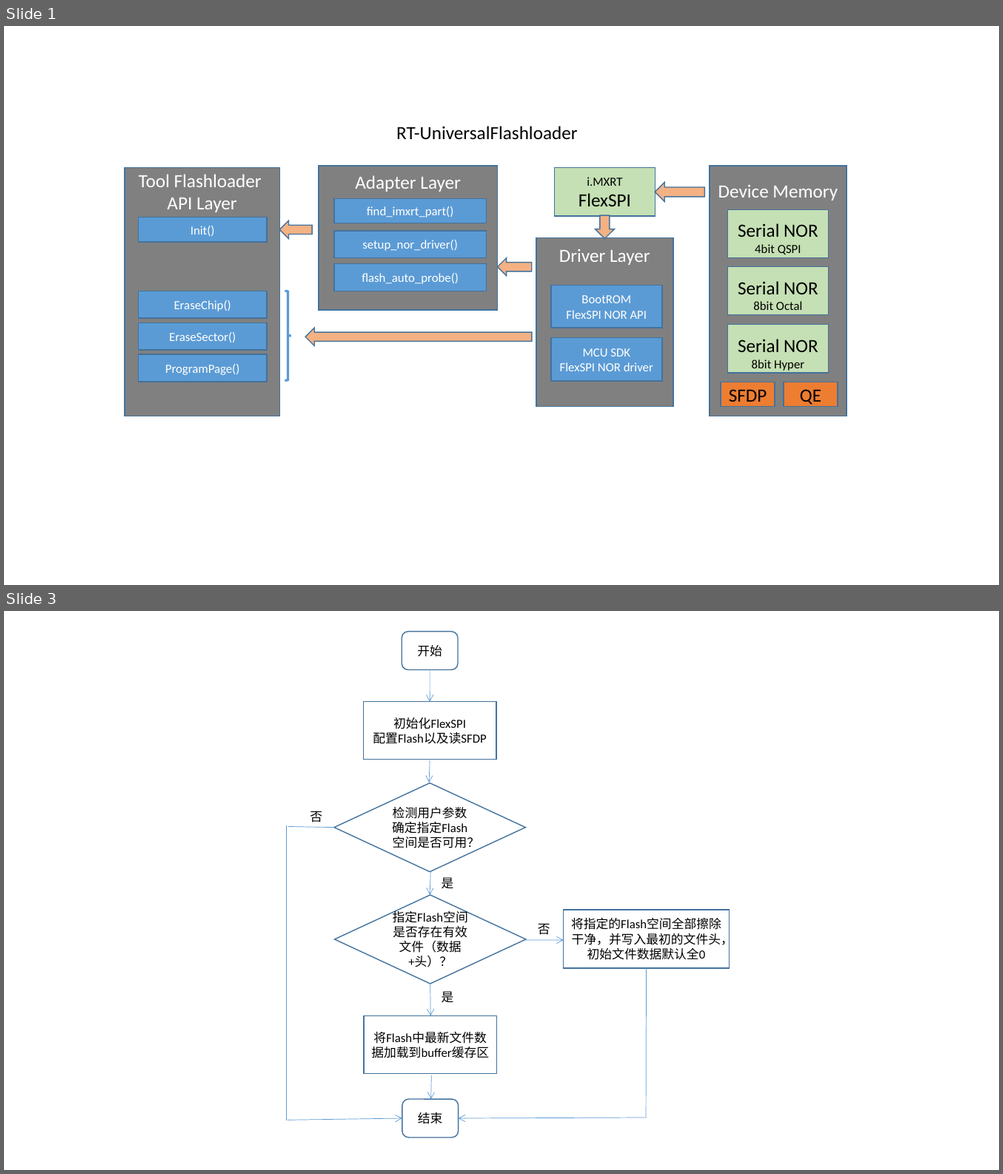
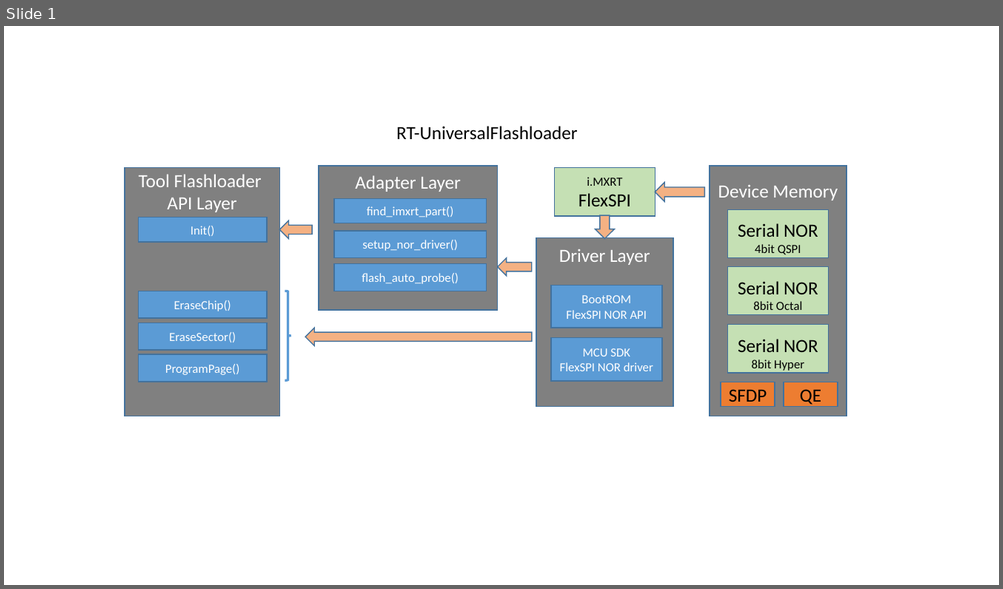
Before and after one commit to JayHeng/RT-UFL, a slide deck: doc/Architecture_Design.pptx. Shown one above the other, each under a label of ours: slides 1 and 3 before the commit, slide 1 after it; the slides between them are not shown. The pictures are 1003x1174 and 1003x589 pixels, drawn with LibreOffice and Linux fonts; fonts in the diff are those of the drawing. Boxes give left, top, right and bottom in pixels: in the first picture for what was removed or moved away, otherwise in the second. Text is boxed around its words. In the diff, an @@ line names an element or a change of style, - is before the commit and + after.

Commit message:
Update doc

```diff
--- a/doc/Architecture_Design.pptx
+++ b/doc/Architecture_Design.pptx
@@ slide 3 removed at [4,611,999,1170], background #FFFFFF @@
@@ rounded rectangle removed at [401,631,458,669] @@
-开始
@@ arrow removed from (430, 670) to (430, 702) @@
@@ rectangle removed at [364,702,496,760] @@
-初始化FlexSPI
-配置Flash以及读SFDP
@@ arrow removed from (430, 760) to (430, 783) @@
@@ diamond removed at [334,783,525,872] @@
-检测用户参数确定指定Flash空间是否可用？
@@ line removed from (287, 826) to (287, 1122) @@
@@ line removed from (334, 827) to (288, 826) @@
@@ text removed at [310,812,322,823] @@
-否
@@ arrow removed from (431, 872) to (430, 895) @@
@@ diamond removed at [335,895,526,984] @@
-指定Flash空间是否存在有效文件（数据+头）？
@@ text removed at [441,877,454,889] @@
-是
@@ rectangle removed at [563,910,729,968] @@
-将指定的Flash空间全部擦除干净，并写入最初的文件头，初始文件数据默认全0
@@ arrow removed from (524, 941) to (563, 940) @@
@@ text removed at [538,924,550,935] @@
-否
@@ arrow removed from (430, 984) to (431, 1016) @@
@@ line removed from (646, 968) to (646, 1119) @@
@@ text removed at [441,991,454,1002] @@
-是
@@ rectangle removed at [364,1016,496,1073] @@
-将Flash中最新文件数据加载到buffer缓存区
@@ arrow removed from (432, 1076) to (431, 1099) @@
@@ arrow removed from (287, 1121) to (402, 1119) @@
@@ rounded rectangle removed at [402,1099,458,1138] @@
-结束
@@ arrow removed from (645, 1119) to (458, 1119) @@
```
Also in this commit, not shown: 7 other slides removed.
